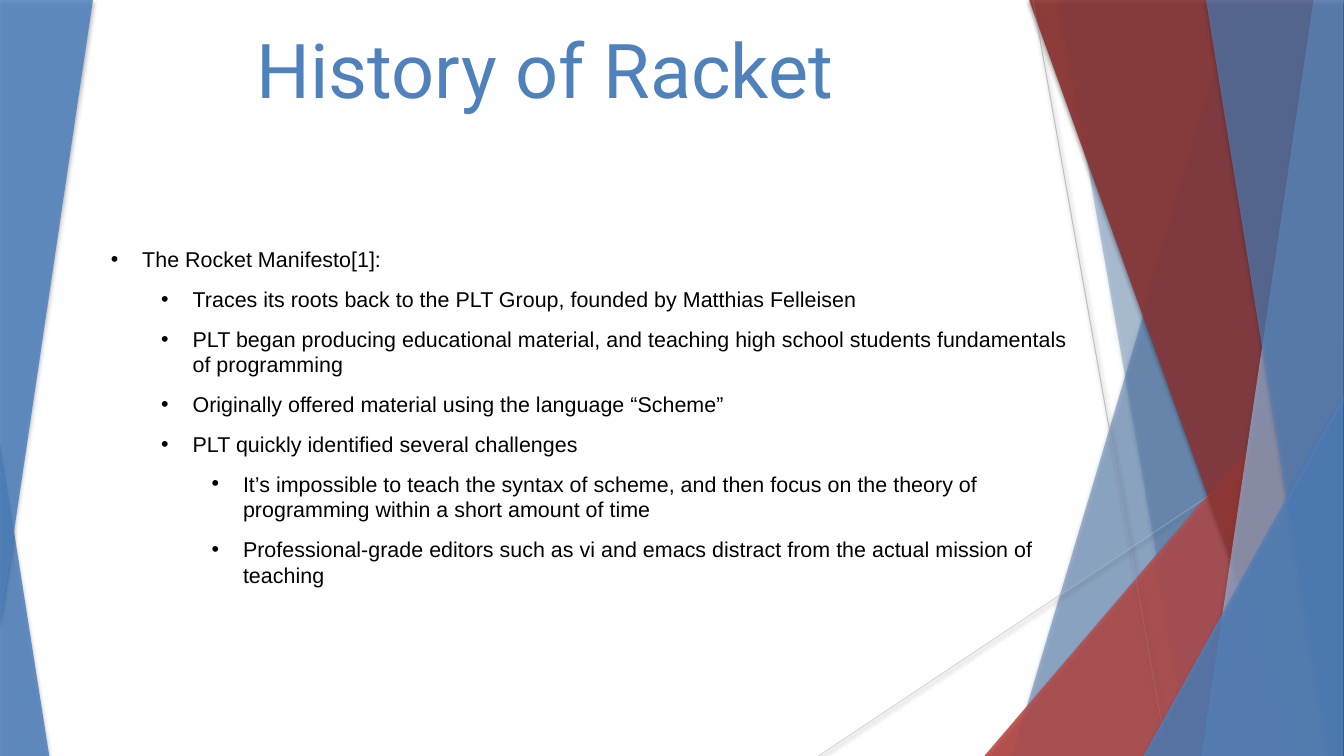
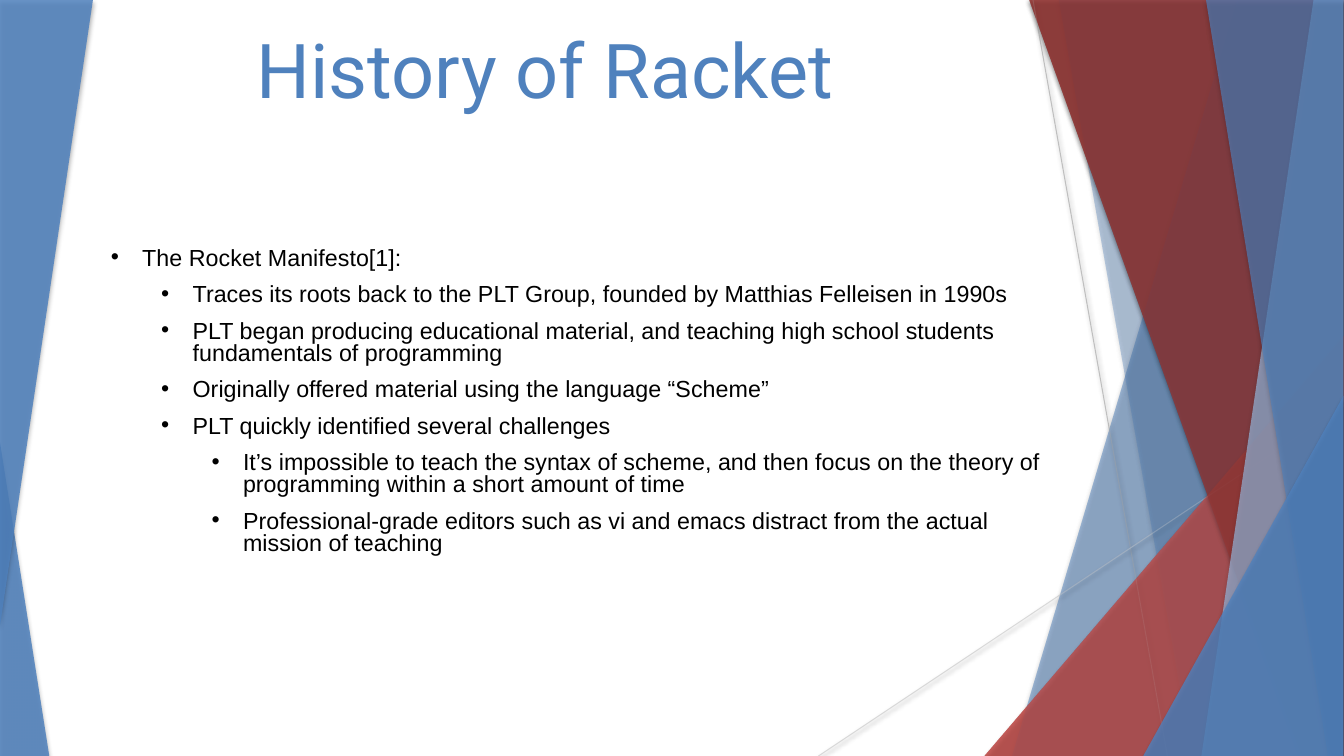
Before and after one commit to stevester94/CSC201_Project, a slide deck: slide 2 of CSC201Sec3Proj3Team4.pptx. Drawn at 1344x756 pixels with LibreOffice and Linux fonts; fonts in the diff are those of the drawing. Boxes give left, top, right and bottom in pixels: in the first picture for what was removed or moved away, otherwise in the second. Text is boxed around its words. In the diff, an @@ line names an element or a change of style, - is before the commit and + after.

```diff
--- a/CSC201Sec3Proj3Team4.pptx
+++ b/CSC201Sec3Proj3Team4.pptx
@@ text at (142,249,1039,556): size 15.3 to 16.6 pt in "The Rocket Manifesto[1]:", "PLT began producing educational material, and teaching ...", "Originally offered material using the language “Scheme”", "PLT quickly identified several challenges" and 2 more places; line spacing 1 to 0.8 @@
@@ text at (193,285,1007,307): text changed; size 15.3 to 16.6 pt @@
-  • Traces its roots back to the PLT Group, founded by Matthias Felleisen
+  • Traces its roots back to the PLT Group, founded by Matthias Felleisen in 1990s
```
Also in this commit, not shown: 1 other slide changed.
